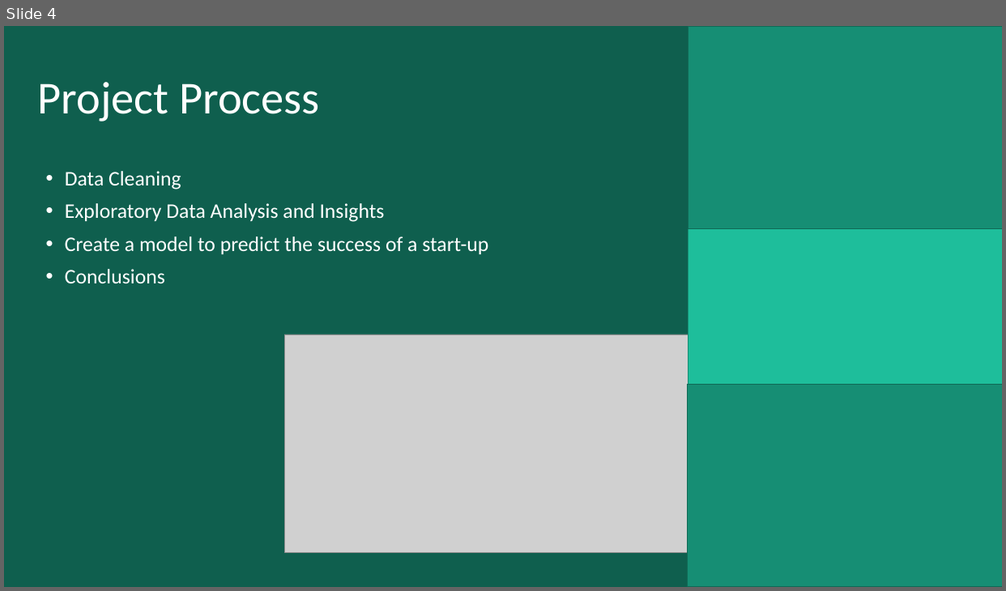
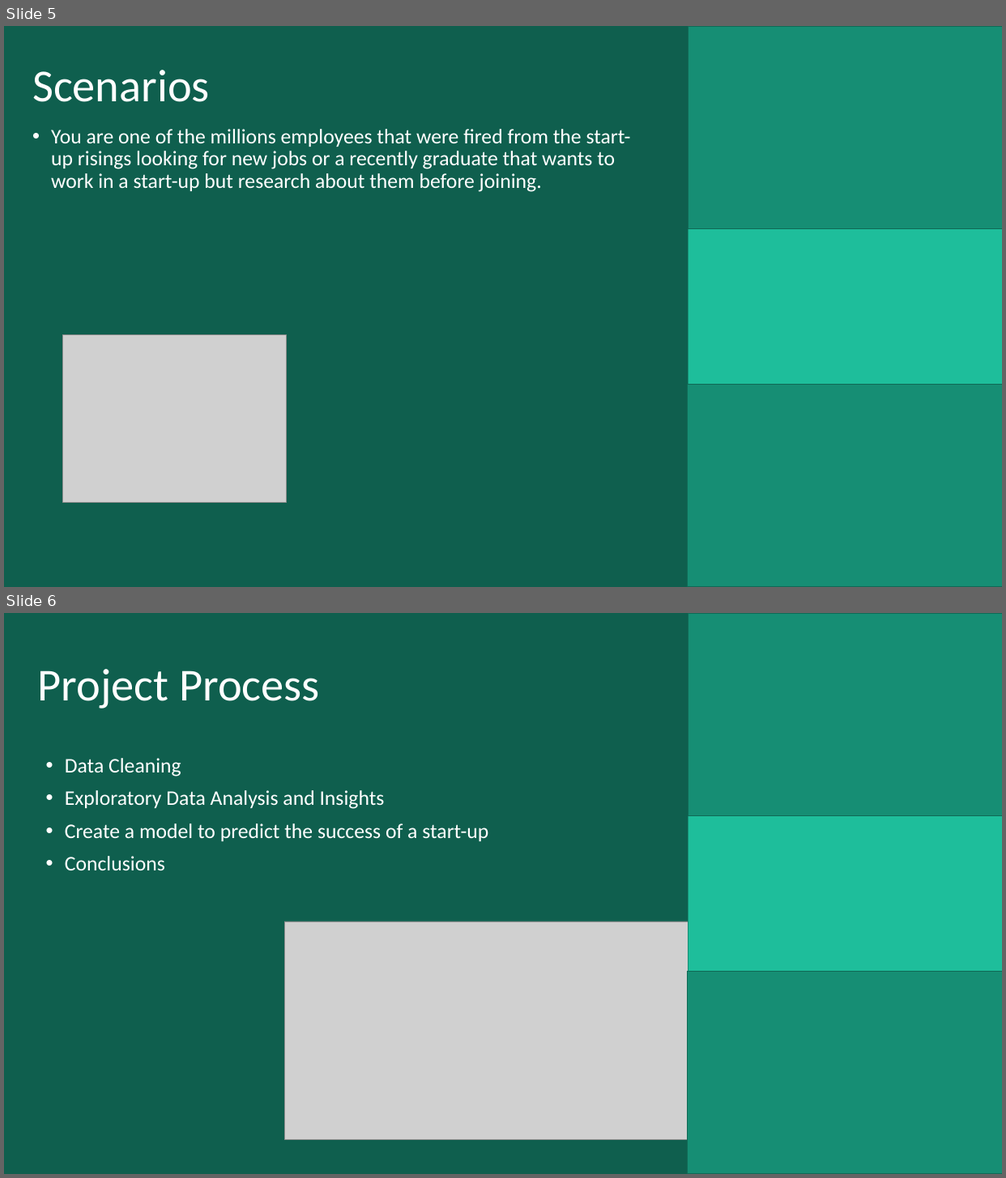
Before and after one commit to Paulabvc/startups_project, a slide deck: Final_project_startup/Presentation/final_startup.pptm. Shown one above the other, each under a label of ours: slide 4 before the commit, slides 5 and 6 after it. The pictures are 1006x591 and 1006x1178 pixels, drawn with LibreOffice and Linux fonts; fonts in the diff are those of the drawing; grey boxes stand for pictures; background and template pictures are left out. Boxes give left, top, right and bottom in pixels: in the first picture for what was removed or moved away, otherwise in the second. Text is boxed around its words. In the diff, an @@ line names an element or a change of style, - is before the commit and + after.

```diff
--- a/Final_project_startup/Presentation/final_startup.pptm
+++ b/Final_project_startup/Presentation/final_startup.pptm
@@ slide 5 added at (x1=4, y1=26, x2=1002, y2=587), background picture (left out); not listed: 4 template elements that a slide beside it also shows @@
@@ rectangle added at (x1=688, y1=26, x2=1002, y2=228), fill #168E74, outline #106956 1 pt @@
@@ title added at (x1=32, y1=70, x2=210, y2=102), 44 pt, text #FFFFFF @@
+Scenarios
@@ text added at (x1=51, y1=129, x2=631, y2=192), 20 pt, text #FFFFFF @@
+• You are one of the millions employees that were fired from the start-up risings looking for new jobs or a recently graduate that wants to work in a start-up but research about them before joining.
@@ rectangle added at (x1=688, y1=228, x2=1002, y2=419), fill #1EBE9B, outline #168D73 1 pt @@
@@ picture added at (x1=63, y1=335, x2=286, y2=503) @@
@@ rectangle added at (x1=688, y1=385, x2=1002, y2=587), fill #168E74, outline #106956 1 pt @@
@@ what was slide 4 is now slide 6 @@
```
Also in this commit, not shown: 4 slides changed, 4 other slides added, 1 slide removed, 3 other files.
